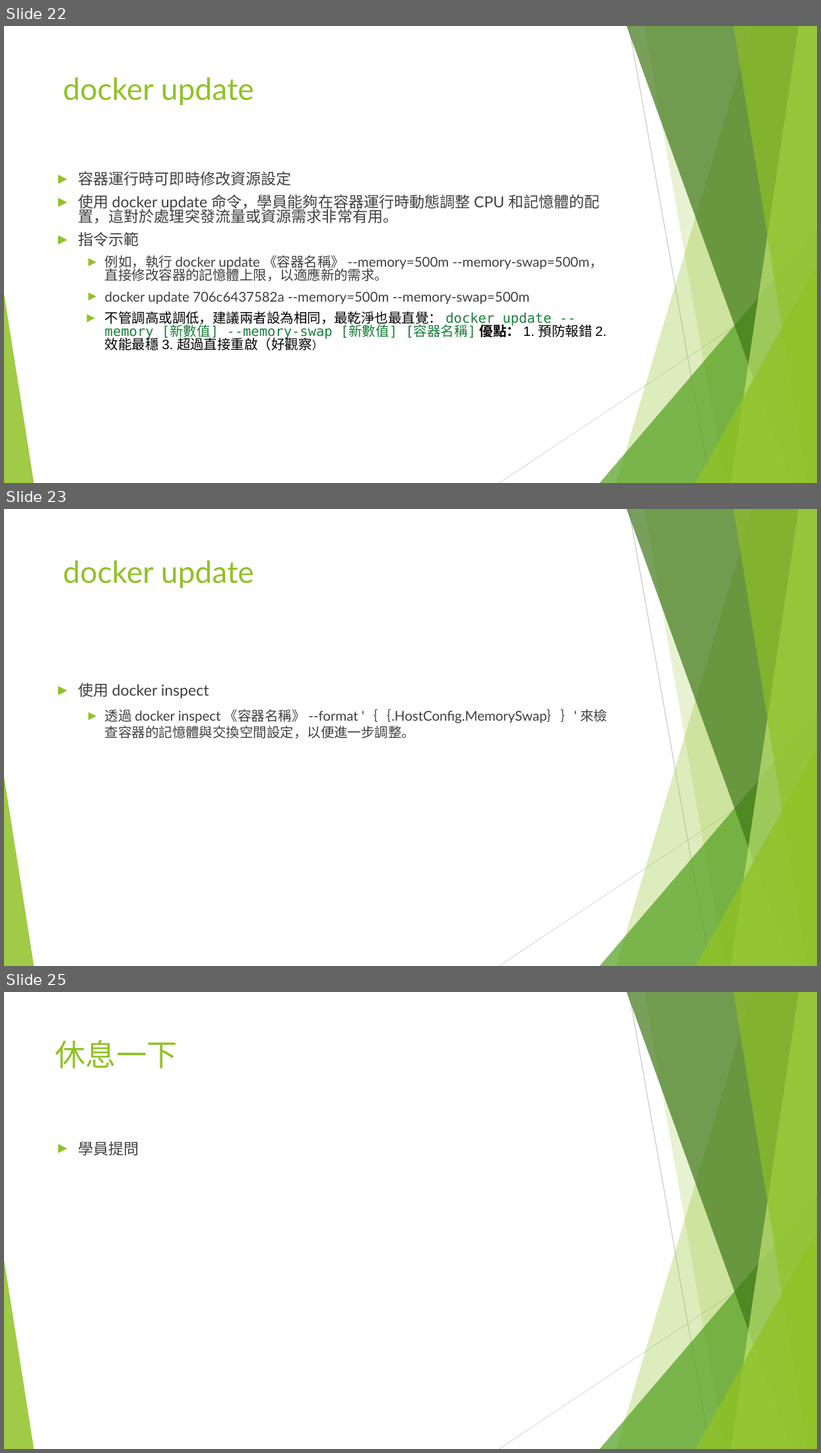
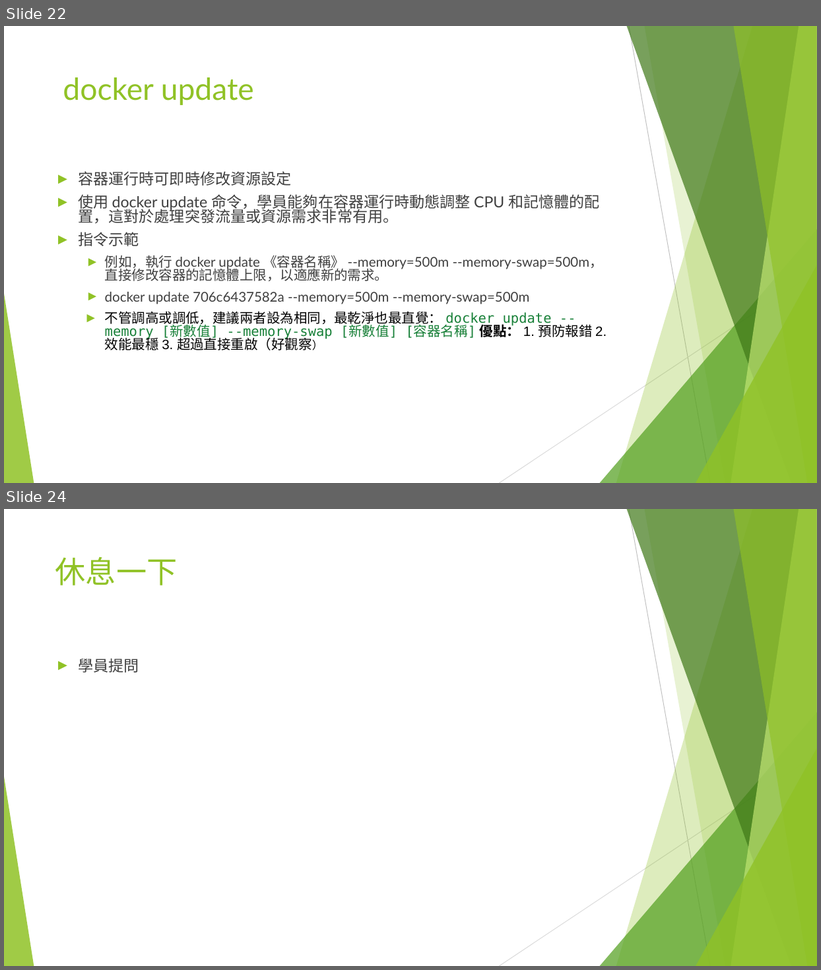
Before and after one commit to coolyuoo/Docker.Class4, a slide deck: 單元4.容器資源配置.pptx. Shown one above the other, each under a label of ours: slides 22, 23 and 25 before the commit, slides 22 and 24 after it; the slides between them are not shown. The pictures are 821x1453 and 821x970 pixels, drawn with LibreOffice and Linux fonts; fonts in the diff are those of the drawing. Boxes give left, top, right and bottom in pixels: in the first picture for what was removed or moved away, otherwise in the second. Text is boxed around its words. In the diff, an @@ line names an element or a change of style, - is before the commit and + after.

```diff
--- a/單元4.容器資源配置.pptx
+++ b/單元4.容器資源配置.pptx
@@ slide 23 removed at [4, 509, 817, 966], background #FFFFFF; not listed: 10 template elements that a slide beside it also shows @@
@@ title removed at [63, 560, 254, 588] @@
-docker update
@@ text removed at [78, 683, 607, 739] @@
-► 使用 docker inspect
-  ► 透過 docker inspect 《容器名稱》 --format '｛｛.HostConfig.MemorySwap｝｝' 來檢查容器的記憶體與交換空間設定，以便進一步調整。
@@ what was slide 25 is now slide 24 @@
```
Also in this commit, not shown: 4 slides changed.
